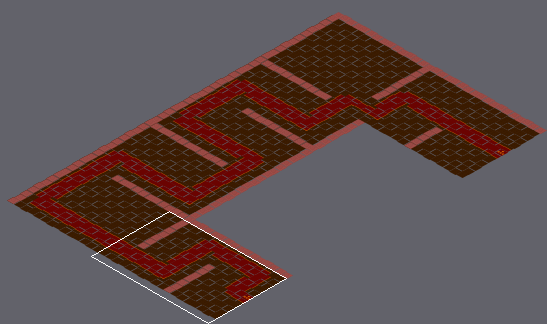
Two versions of a level (Tiled map (JSON), assets/tiledmap/Levels/level6.json). Above: a wide view before the commit, with the close-up outlined.
Close-up. Before the edit:
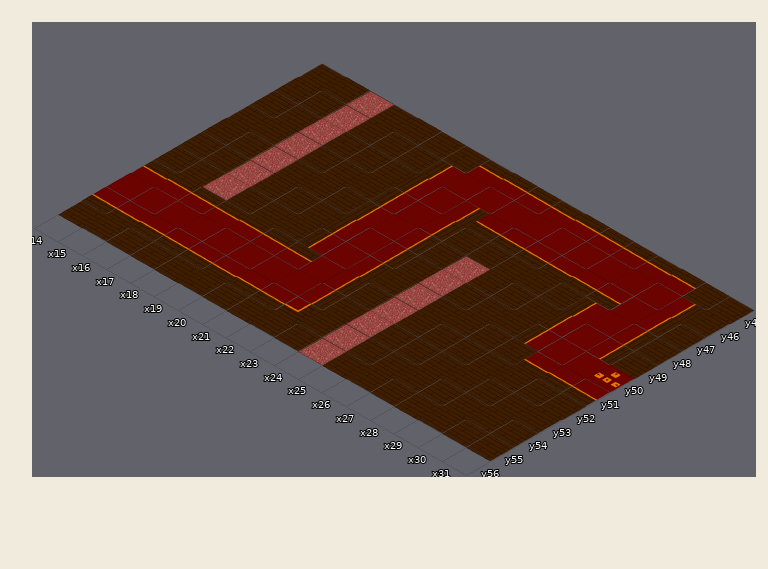
Cells are 182x104 px. Isometric: x runs down to the right, y down to the left. Shown: x 14..31, y 45..56. The commit also changed other parts of the map, which this record leaves out.
After the commit:
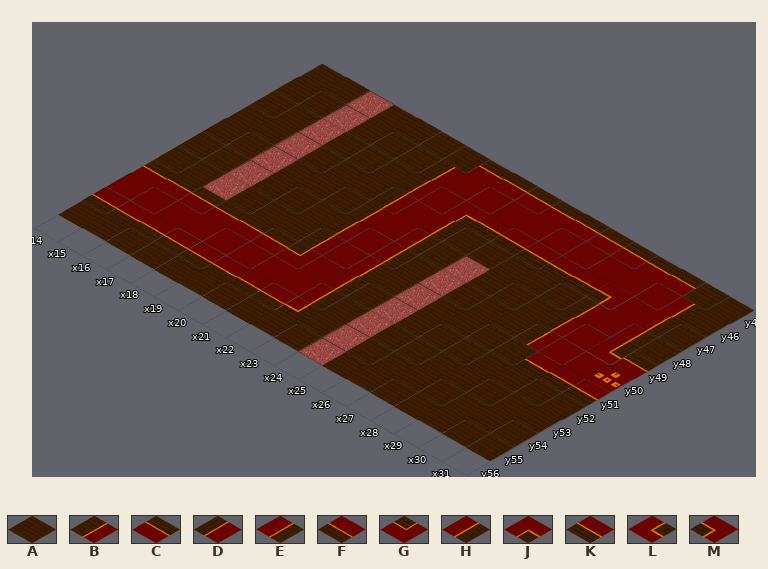
Key: from "floor": A 0, B 4, C 6, D 6 flipped left-right, E 6 flipped up-down, F 6 turned 180, G 7, H 8, J 9, K 10, L 12, M 13.
_ is an empty cell, . an unchanged one.
From old to new:
--- layer "floor"
@@ x 20..31 @@
-46 D.........E.
-47 D.EFFFFFF.E.
-48 D.E.....D.E.
-49 D.E.....D.EA
-50 D.E.....D...
-51 D.E......FFF
-52 C.E.........
-53 ..E.........
+46 B.........H.
+47 B.JKKKKKM.H.
+48 B.H.....B.H.
+49 B.H.....B.LC
+50 B.H.....B...
+51 B.H......KKK
+52 G.H.........
+53 ..H.........
Where, in picture pixels (left, top, right, bottom), the same in both close-ups:
changed: (287, 160, 705, 406)
